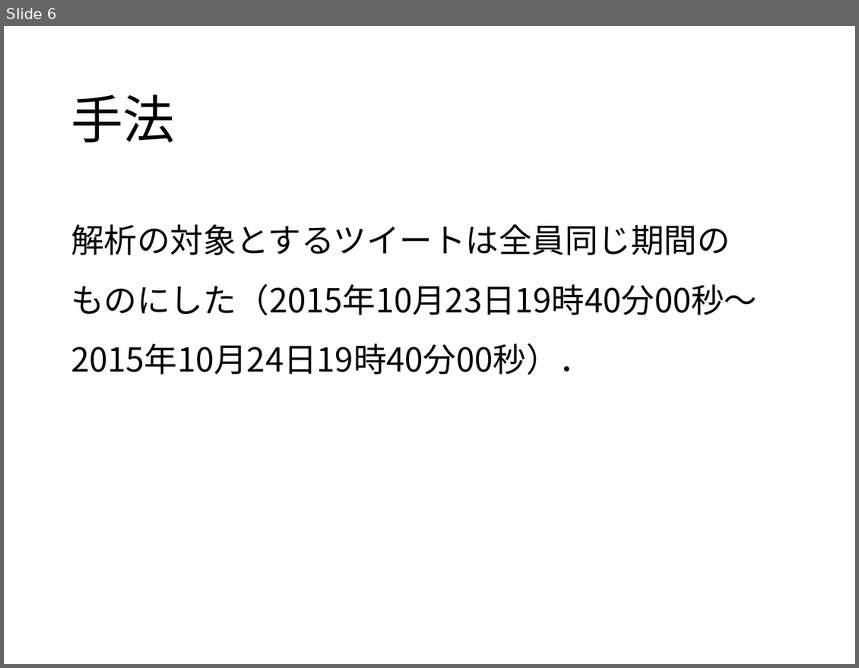
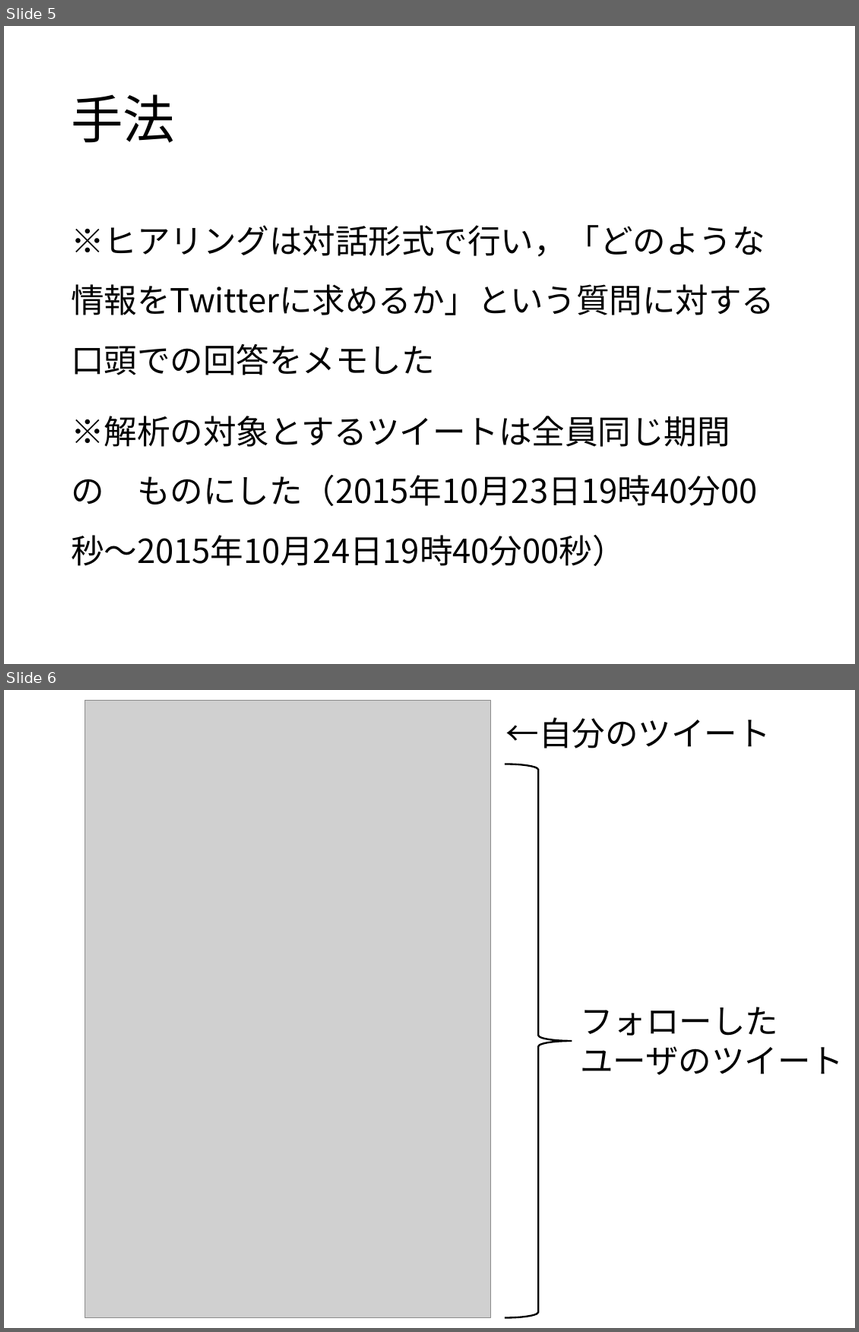
Before and after one commit to keimatsui/kadai, a slide deck: 卒業論文/2014/吉野聡志/最終発表/最終発表スライド.pptx. Shown one above the other, each under a label of ours: slide 6 before the commit, slides 5 and 6 after it. The pictures are 859x668 and 859x1332 pixels, drawn with LibreOffice and Linux fonts; fonts in the diff are those of the drawing; grey boxes stand for pictures. Boxes give left, top, right and bottom in pixels: in the first picture for what was removed or moved away, otherwise in the second. Text is boxed around its words. In the diff, an @@ line names an element or a change of style, - is before the commit and + after.

```diff
--- a/卒業論文/2014/吉野聡志/最終発表/最終発表スライド.pptx
+++ b/卒業論文/2014/吉野聡志/最終発表/最終発表スライド.pptx
@@ slide 6 added at [4,690,855,1328], background #FFFFFF @@
@@ picture added at [85,700,491,1319] @@
@@ text added at [506,717,771,749], 28 pt, text #000000 @@
+←自分のツイート
@@ right brace added at [505,764,572,1319], outline #000000 1.5 pt @@
@@ text added at [580,1007,844,1075], 28 pt, text #000000 @@
+フォローした
+ユーザのツイート
@@ what was slide 6 is now slide 5 @@
@@ slide 5 changed as well @@
@@ text at [71,225,775,566]: text changed @@
-解析の対象とするツイートは全員同じ期間の ものにした（2015年10月23日19時40分00秒～2015年10月24日19時40分00秒）．
+※ヒアリングは対話形式で行い，「どのような情報をTwitterに求めるか」という質問に対する口頭での回答をメモした
+※解析の対象とするツイートは全員同じ期間の ものにした（2015年10月23日19時40分00秒～2015年10月24日19時40分00秒）
```
Also in this commit, not shown: 13 other slides changed, 2 other slides added, 6 slides removed.
